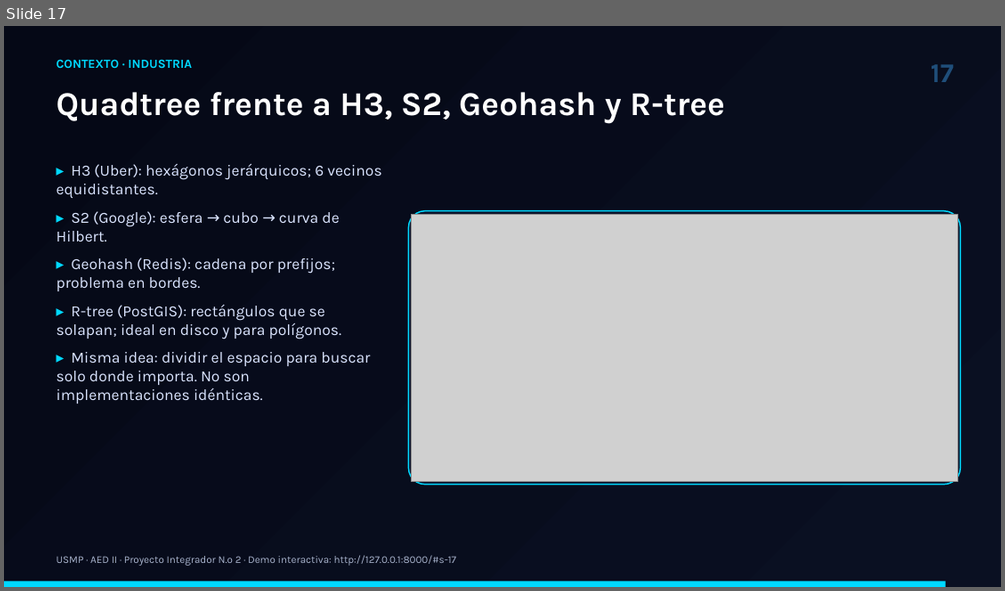
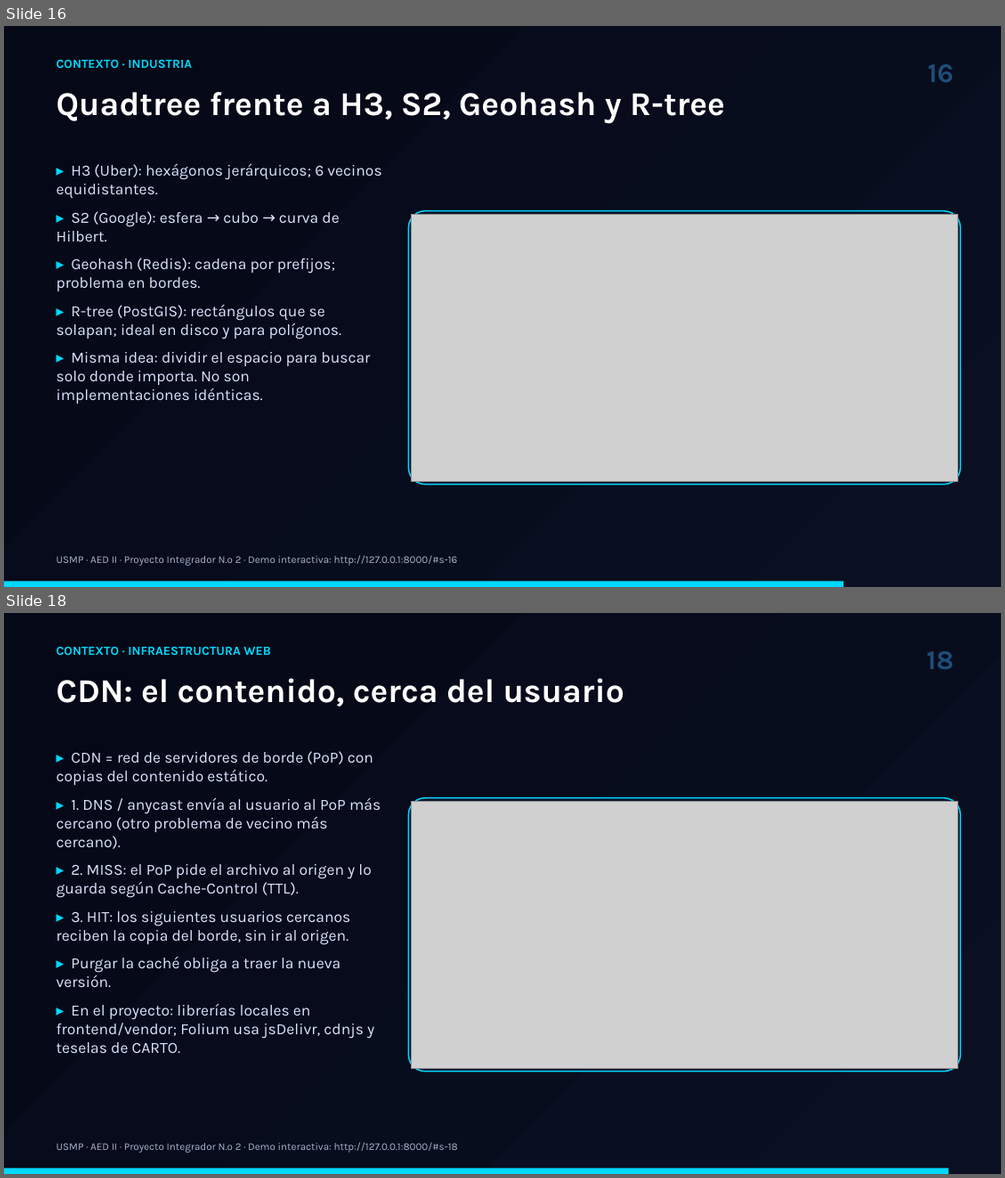
Before and after one commit to Jossesjsj/conductor-cercano-usmp, a slide deck: entregables/Presentacion_Conductor_Cercano_USMP.pptx. Shown one above the other, each under a label of ours: slide 17 before the commit, slides 16 and 18 after it; the slides between them are not shown. The pictures are 1005x591 and 1005x1178 pixels, drawn with LibreOffice and Linux fonts; fonts in the diff are those of the drawing; grey boxes stand for pictures. Boxes give left, top, right and bottom in pixels: in the first picture for what was removed or moved away, otherwise in the second. Text is boxed around its words. In the diff, an @@ line names an element or a change of style, - is before the commit and + after.

```diff
--- a/entregables/Presentacion_Conductor_Cercano_USMP.pptx
+++ b/entregables/Presentacion_Conductor_Cercano_USMP.pptx
@@ slide 18 added at (x1=4, y1=613, x2=1001, y2=1174), background gradient #0A1022 to #050816 @@
@@ text added at (x1=57, y1=646, x2=270, y2=655), 12 pt, text #00D9FF, bold @@
+CONTEXTO · INFRAESTRUCTURA WEB
@@ text added at (x1=926, y1=651, x2=953, y2=669), 26 pt, text #1F4E7A, bold @@
+18
@@ text added at (x1=57, y1=678, x2=624, y2=706), 32 pt, text #FFFFFF, bold @@
+CDN: el contenido, cerca del usuario
@@ text added at (x1=57, y1=751, x2=380, y2=1053), 15 pt, text #DBE5FF @@
+▸ CDN = red de servidores de borde (PoP) con copias del contenido estático.
+▸ 1. DNS / anycast envía al usuario al PoP más cercano (otro problema de vecino más cercano).
+▸ 2. MISS: el PoP pide el archivo al origen y lo guarda según Cache-Control (TTL).
+▸ 3. HIT: los siguientes usuarios cercanos reciben la copia del borde, sin ir al origen.
+▸ Purgar la caché obliga a traer la nueva versión.
+▸ En el proyecto: librerías locales en frontend/vendor; Folium usa jsDelivr, cdnjs y teselas de CARTO.
@@ rounded rectangle added at (x1=409, y1=798, x2=961, y2=1070), fill #0E162E, outline #00D9FF 1.25 pt @@
@@ picture added at (x1=412, y1=801, x2=957, y2=1068) @@
@@ text added at (x1=57, y1=1142, x2=458, y2=1152), 10 pt, text #A8B3CC @@
+USMP · AED II · Proyecto Integrador N.º 2 · Demo interactiva: http://127.0.0.1:8000/#s-18
@@ rectangle added at (x1=4, y1=1167, x2=948, y2=1174), fill #00D9FF @@
@@ what was slide 17 is now slide 16 @@
@@ slide 16 changed as well @@
@@ text at (x1=928, y1=64, x2=954, y2=82): text changed @@
-17
+16
@@ text at (x1=57, y1=555, x2=458, y2=565): text changed @@
-USMP · AED II · Proyecto Integrador N.º 2 · Demo interactiva: http://127.0.0.1:8000/#s-17
+USMP · AED II · Proyecto Integrador N.º 2 · Demo interactiva: http://127.0.0.1:8000/#s-16
@@ rectangle resized from (x1=4, y1=580, x2=946, y2=587) to (x1=4, y1=580, x2=844, y2=587) @@
```
Also in this commit, not shown: 16 other slides changed, 1 other slide added, 1 slide removed, 38 other files.
